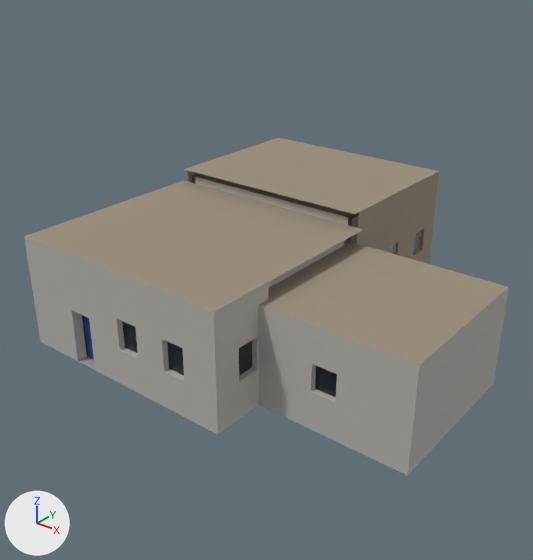
Two versions of the glTF model game/assets/modelle/steinmetz_innen.glb, one commit apart.
Both versions are drawn from a camera (50 mm lens) standing at (17.2, -17.5, 14.3) and looking at (3.0, 0.3, 3.2). The lights are fixed; the arrows at lower left show +X, +Y and +Z. The older version comes first. Where no turn or scale is listed for an object, it has been applied to the vertices. Vertices at exactly the same position are counted once.

Before the edit, the objects in view are built like this:
```python
ob_decke_lager = bpy.data.objects.new('Decke_Lager', me_decke_lager)
ob_decke_lager.location = (0.0, 0.0, 0.0)
ob_decke_werk = bpy.data.objects.new('Decke_Werk', me_decke_werk)
ob_decke_werk.location = (0.0, 0.0, 0.0)
ob_raum_huette = bpy.data.objects.new('Raum_Huette', me_raum_huette)
ob_raum_huette.location = (0.0, 0.0, 0.0)
ob_raum_lager = bpy.data.objects.new('Raum_Lager', me_raum_lager)
ob_raum_lager.location = (0.0, 0.0, 0.0)
ob_raum_werk = bpy.data.objects.new('Raum_Werk', me_raum_werk)
ob_raum_werk.location = (0.0, 0.0, 0.0)
# also in view: 'Decke_Huette' at (0.0, 7.0, 4.6)
```
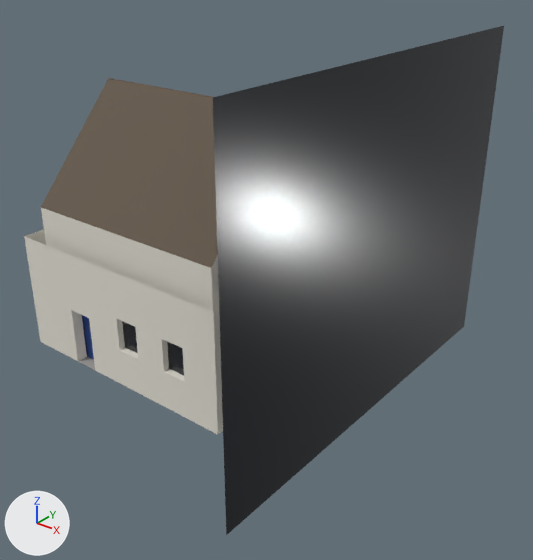
The change, as a diff of the scene's bpy script:
```diff
--- a/game/assets/modelle/steinmetz_innen.glb.py
+++ b/game/assets/modelle/steinmetz_innen.glb.py
@@ mat_fenster_001 @@
+mat_fenster_001 = principled_material('Fenster.001')
+mat_fenster_001.base_color = (0.00854, 0.0116, 0.0174)  # black #171c24
+mat_fenster_001.roughness = 0.2
@@ me_raum_lager @@
 # used by ob_raum_lager; location = (0.0, 0.0, 0.0)
-me_raum_lager.from_pydata(...)  # 1334 vertices, 798 faces; spans x 4.0..10.0, y -2.0..4.0, z -0.01..3.7
+me_raum_lager.from_pydata(...)  # 1203 vertices, 928 faces; spans x -4.5..4.5, y -3.5..3.5, z 4.0..9.24
+# me_raum_lager part 1: 301 loose pieces with 1326 vertices, spanning x 4.0..10.0, y -2.0..4.0, z -0.01..3.7, are deleted
+# me_raum_lager part 2: 1195 vertices added at x -4.5..4.5, y -3.5..3.5, z 4.0..9.24
+# other edits to the shape of me_raum_lager do not show in these pictures
 me_raum_lager.materials.append(mat_fenster)
@@ me_raum_lager @@
 me_raum_lager.materials.append(mat_farben)
+me_raum_lager.materials.append(mat_hausfarbe)
@@ me_decke_lager @@
 # used by ob_decke_lager; location = (0.0, 0.0, 0.0)
-me_decke_lager.from_pydata(...)  # 112 vertices, 66 faces; spans x 4.0..10.0, y -2.0..4.0, z 3.14..3.7
+me_decke_lager.from_pydata(...)  # 752 vertices, 442 faces; spans x -4.0..4.0, y -3.5..3.5, z 5.17..9.24
+# me_decke_lager part 3: 752 vertices added at x -4.0..4.0, y -3.5..3.5, z 5.17..9.24
+# me_decke_lager part 4: 112 vertices removed from x 4.0..10.0, y -2.0..4.0, z 3.14..3.7
 me_decke_lager.materials.append(mat_farben)
@@ me_raum_werk @@
 # used by ob_raum_werk; location = (0.0, 0.0, 0.0)
-me_raum_werk.from_pydata(...)  # 2517 vertices, 1714 faces; spans x -4.5..4.5, y -4.0..4.0, z -0.02..4.3
+me_raum_werk.from_pydata(...)  # 1423 vertices, 1260 faces; spans x -4.5..4.5, y -4.0..4.0, z -0.02..4.3
+# me_raum_werk part 5: 32 vertices removed from x 4.0..4.5, y -3.5..3.0, z 0.0..4.3; 396 vertices added at x 1.35..4.5, y -3.5..4.0, z 0.0..4.3
+# me_raum_werk part 6: 128 kept faces spanning x -4.5..4.5, y -4.0..4.0, z 0.0..4.3 get new vertex colours; the middle colour goes from grey #b6b3ac to white #e7e3d8
+# other edits to the shape of me_raum_werk do not show in these pictures
 me_raum_werk.materials.append(mat_fenster)
@@ me_decke_werk @@
 # used by ob_decke_werk; location = (0.0, 0.0, 0.0)
-me_decke_werk.from_pydata(...)  # 164 vertices, 98 faces; spans x -4.5..4.5, y -4.0..4.0, z 3.74..4.3
+me_decke_werk.from_pydata(...)  # 415 vertices, 236 faces; spans x -4.0..4.0, y -3.5..3.5, z 3.74..4.05
+# me_decke_werk part 7: the loose piece of 4 vertices spanning x -4.5..4.5, y -4.0..4.0, z 4.3 is rebuilt with 10 vertices and now spans x -4.0..4.0, y -3.5..3.5, z 4.03
+# other edits to the shape of me_decke_werk do not show in these pictures
 me_decke_werk.materials.append(mat_farben)
@@ me_himmel_lager @@
+me_himmel_lager.from_pydata([(7.5, -7.0, 11.24), (7.5, 7.0, 11.24), (7.5, 7.0, 0.05), (7.5, -7.0, 0.05)], [], [(0, 1, 2), (0, 2, 3)])
+me_himmel_lager.materials.append(mat_fenster_001)  # black #171c24
@@ ob_himmel_lager @@
+ob_himmel_lager = bpy.data.objects.new('Himmel_Lager', me_himmel_lager)
+ob_himmel_lager.location = (0.0, 0.0, 0.0)
```

Changed parts and their boxes [x1, y1, x2, y2] in the pictures (533 x 560 px):
'Himmel_Lager', added
    after: [213, 26, 504, 535]
'Decke_Lager', reshaped
    before: [259, 242, 508, 366]
    after: [41, 78, 218, 268]
'Raum_Lager', reshaped
    before: [258, 287, 509, 475]
    after: [41, 208, 219, 310]
part 1 of me_raum_lager, deleted
    before: [258, 287, 509, 475]
part 2 of me_raum_lager, added
    after: [41, 208, 219, 310]
part 3 of me_decke_lager, added
    after: [41, 78, 218, 268]
part 4 of me_decke_lager, deleted
    before: [259, 242, 508, 366]
part 5 of me_raum_werk, built on (mostly hidden)
    before: [257, 241, 344, 405]
part 6 of me_raum_werk, recoloured (grey to white)
    before: [24, 236, 258, 435]
    after: [24, 230, 223, 435]
part 7 of me_decke_werk, rebuilt (not visible afterwards)
    before: [25, 181, 363, 312]
'Decke_Huette', unchanged, covered by the edit
    before: [184, 138, 438, 218]
'Raum_Huette', unchanged, covered by the edit
    before: [188, 171, 439, 264]
